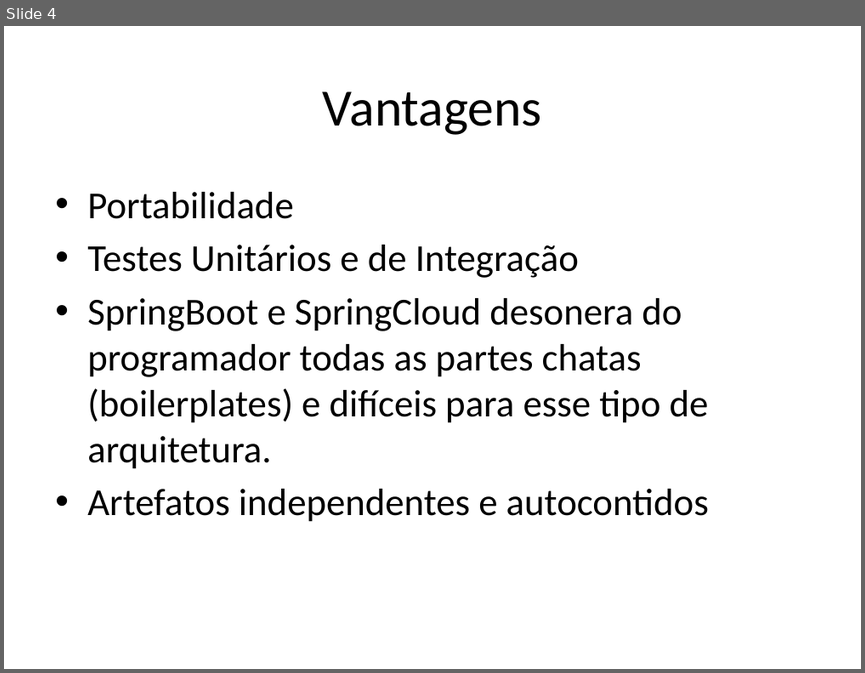
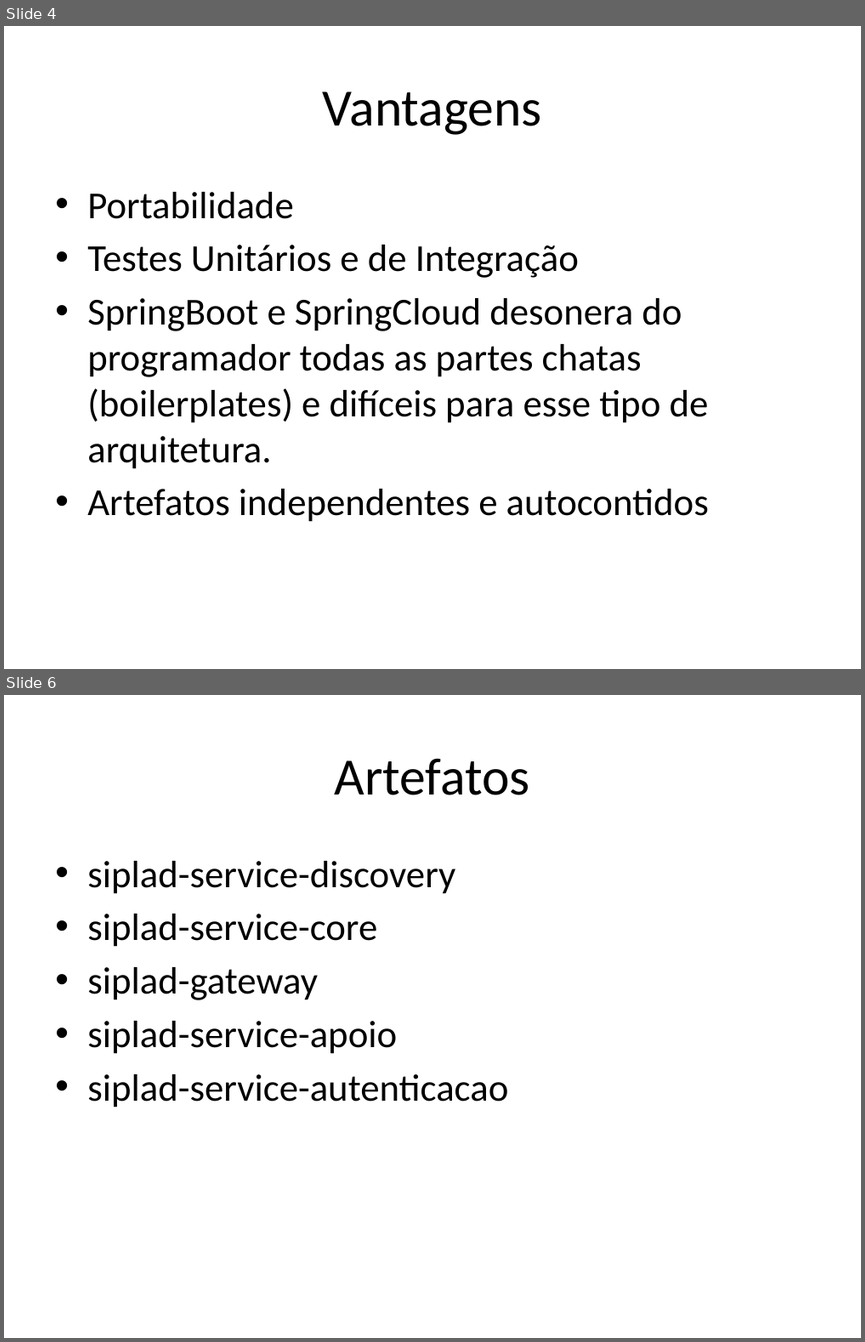
Before and after one commit to MarcelloTinoco/arquitetura-software, a slide deck: Arquitetura Siplad V3.pptx. Shown one above the other, each under a label of ours: slide 4 before the commit, slides 4 and 6 after it; the slides between them are not shown. The pictures are 865x673 and 865x1342 pixels, drawn with LibreOffice and Linux fonts; fonts in the diff are those of the drawing. Boxes give left, top, right and bottom in pixels: in the first picture for what was removed or moved away, otherwise in the second. Text is boxed around its words. In the diff, an @@ line names an element or a change of style, - is before the commit and + after.

Commit message:
1 - Refactory no artefato siplad-gateway, para importar o artefato siplad-service-core. 2 - Incremento no Power Point da Arquitetura Siplad V3

```diff
--- a/Arquitetura Siplad V3.pptx
+++ b/Arquitetura Siplad V3.pptx
@@ slide 6 added at [4, 695, 861, 1338], background #FFFFFF @@
@@ title added at [335, 758, 530, 795], 44 pt, text #000000 @@
+Artefatos
@@ text added at [87, 861, 508, 1107], 32 pt, text #000000 @@
+• siplad-service-discovery
+• siplad-service-core
+• siplad-gateway
+• siplad-service-apoio
+• siplad-service-autenticacao
```
Also in this commit, not shown: 1 slide changed, 8 other slides added, 33 other files.
